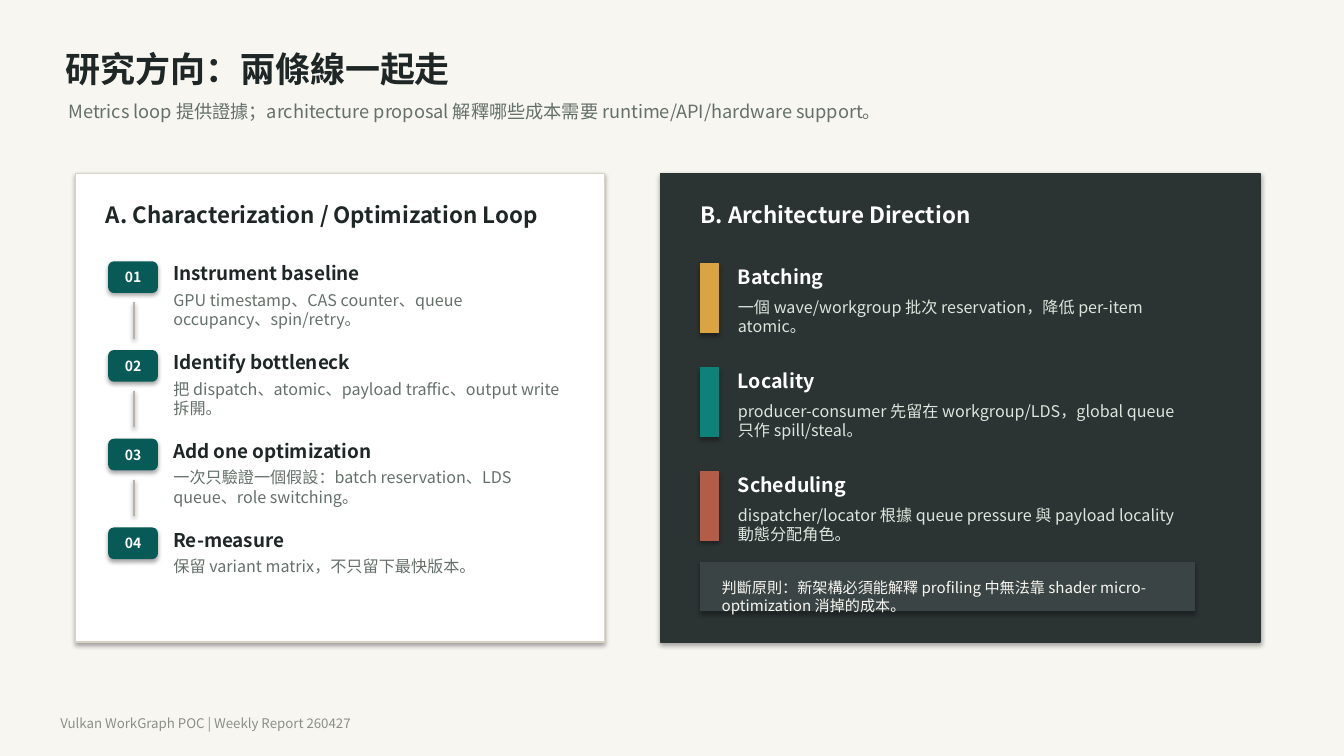
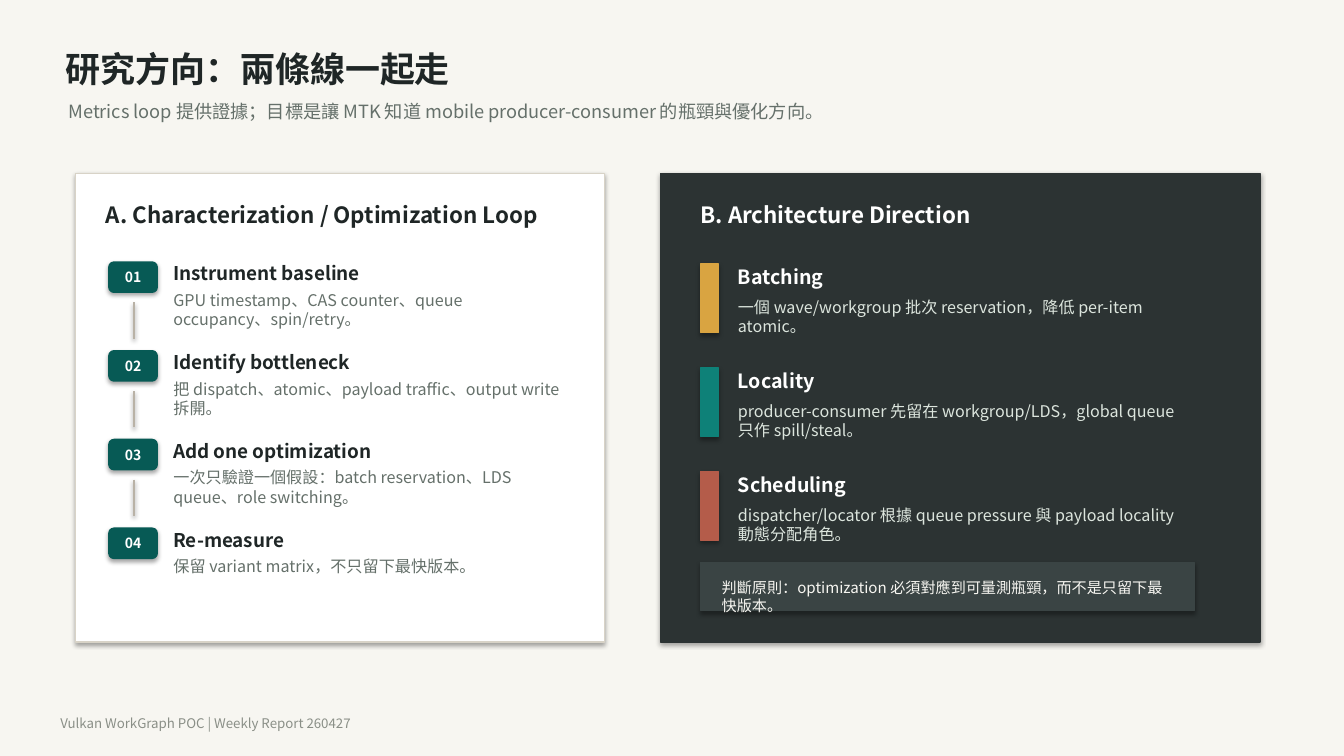
Before and after one commit to rurutoria7/vulkan_workgraph_simulate, a slide deck: slide 2 of reports/2026-04/meeting_260424/weekly_report_260427.pptx. Drawn at 1344x756 pixels with LibreOffice and Linux fonts; fonts in the diff are those of the drawing. Boxes give left, top, right and bottom in pixels: in the first picture for what was removed or moved away, otherwise in the second. Text is boxed around its words. In the diff, an @@ line names an element or a change of style, - is before the commit and + after.

```diff
--- a/reports/2026-04/meeting_260424/weekly_report_260427.pptx
+++ b/reports/2026-04/meeting_260424/weekly_report_260427.pptx
@@ text at bbox=[68, 102, 823, 122]: text changed @@
-Metrics loop 提供證據；architecture proposal 解釋哪些成本需要 runtime/API/hardware support。
+Metrics loop 提供證據；目標是讓 MTK 知道 mobile producer-consumer 的瓶頸與優化方向。
@@ text at bbox=[722, 580, 1162, 612]: text changed @@
-判斷原則：新架構必須能解釋 profiling 中無法靠 shader micro-optimization 消掉的成本。
+判斷原則：optimization 必須對應到可量測瓶頸，而不是只留下最快版本。
```
Also in this commit, not shown: 1 other slide changed, 6 other files.
